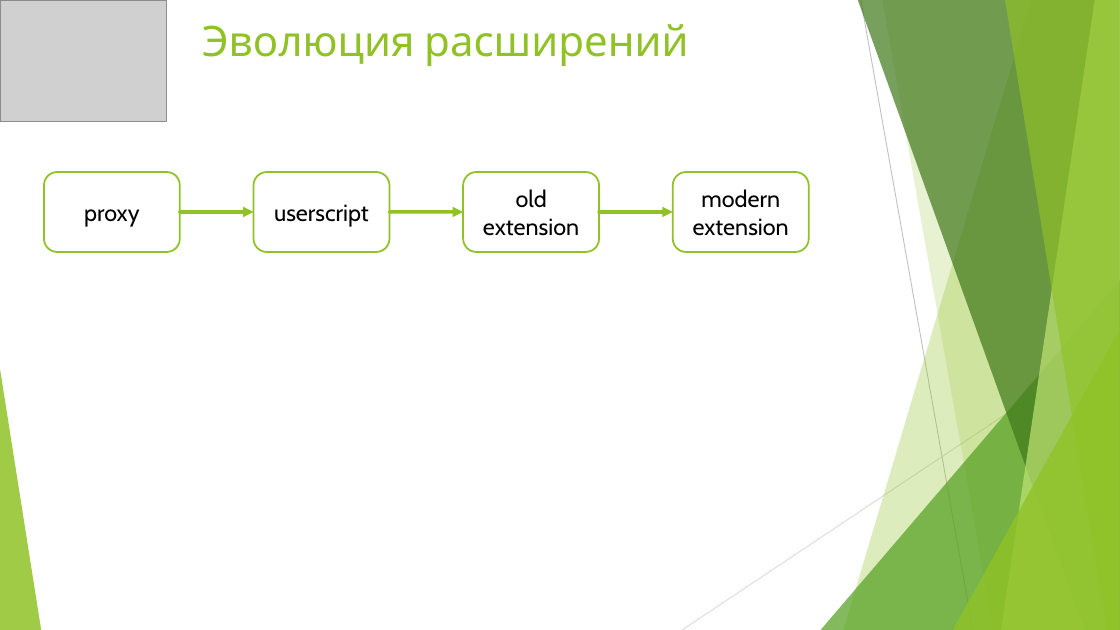
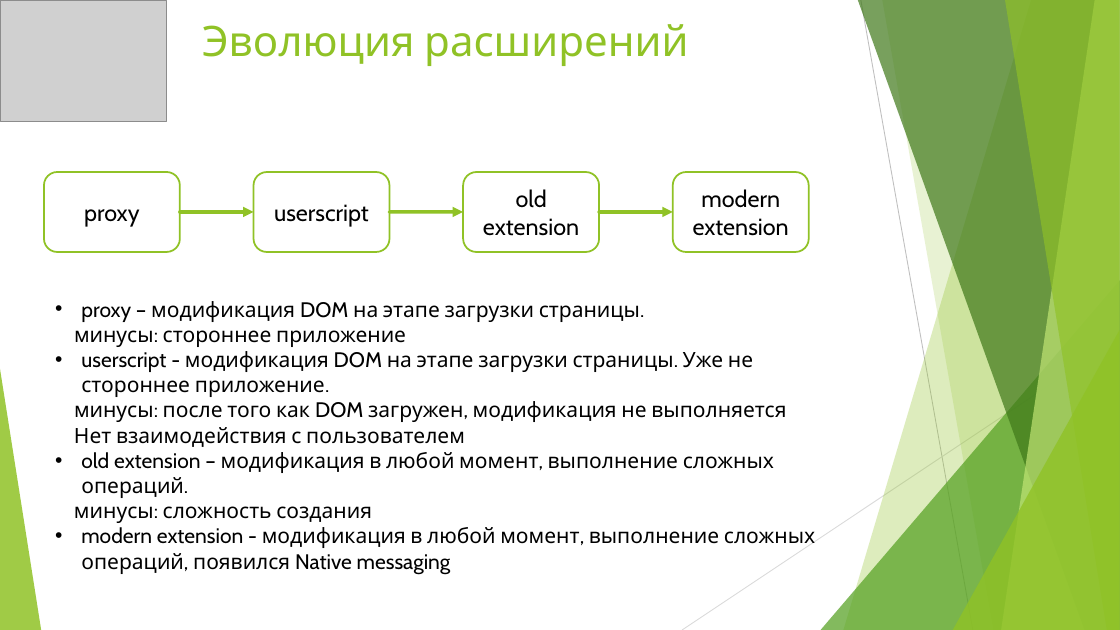
Before and after one commit to croacker/croc-extension-report, a slide deck: slide 5 of report/Presentation.pptx. Drawn at 1120x630 pixels with LibreOffice and Linux fonts; fonts in the diff are those of the drawing; grey boxes stand for pictures. Boxes give left, top, right and bottom in pixels: in the first picture for what was removed or moved away, otherwise in the second. Text is boxed around its words. In the diff, an @@ line names an element or a change of style, - is before the commit and + after.

```diff
--- a/report/Presentation.pptx
+++ b/report/Presentation.pptx
@@ text added at (74, 301, 815, 575), 18 pt, text #000000 @@
+• proxy – модификация DOM на этапе загрузки страницы.
+минусы: стороннее приложение
+• userscript - модификация DOM на этапе загрузки страницы. Уже не стороннее приложение.
+минусы: после того как DOM загружен, модификация не выполняется
+Нет взаимодействия с пользователем
+• old extension – модификация в любой момент, выполнение сложных операций.
+минусы: сложность создания
+• modern extension - модификация в любой момент, выполнение сложных операций, появился Native messaging
```
Also in this commit, not shown: 10 slides added.
